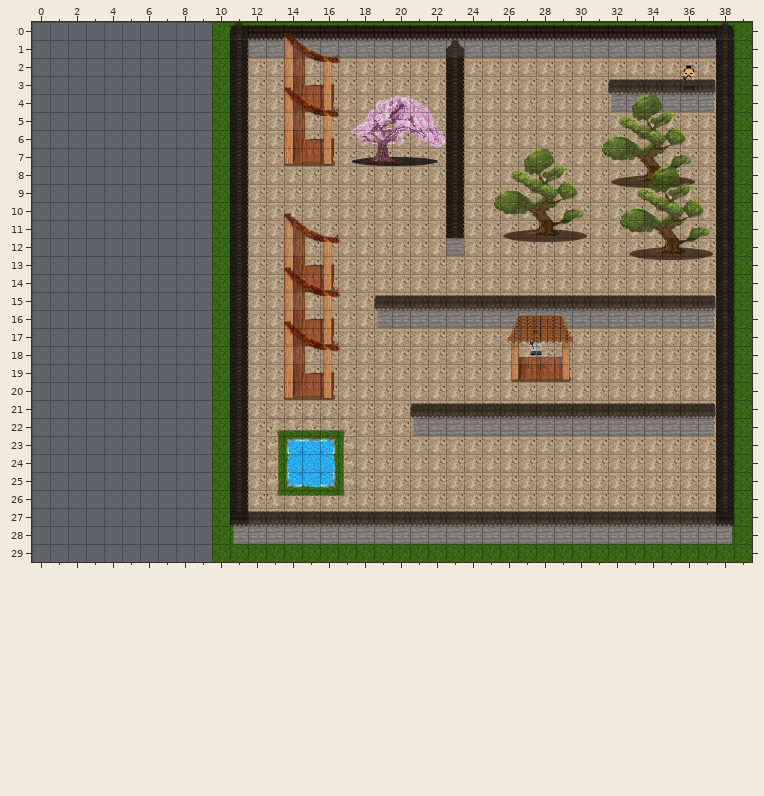
Two states of a Tiled map, China/maps/stealth_test.tmx. The picture above was drawn from the file before the commit.
Cells are 30x30 px. Shown: x 0..39, y 0..29. The old version is drawn lined up with the new one.
And afterwards:
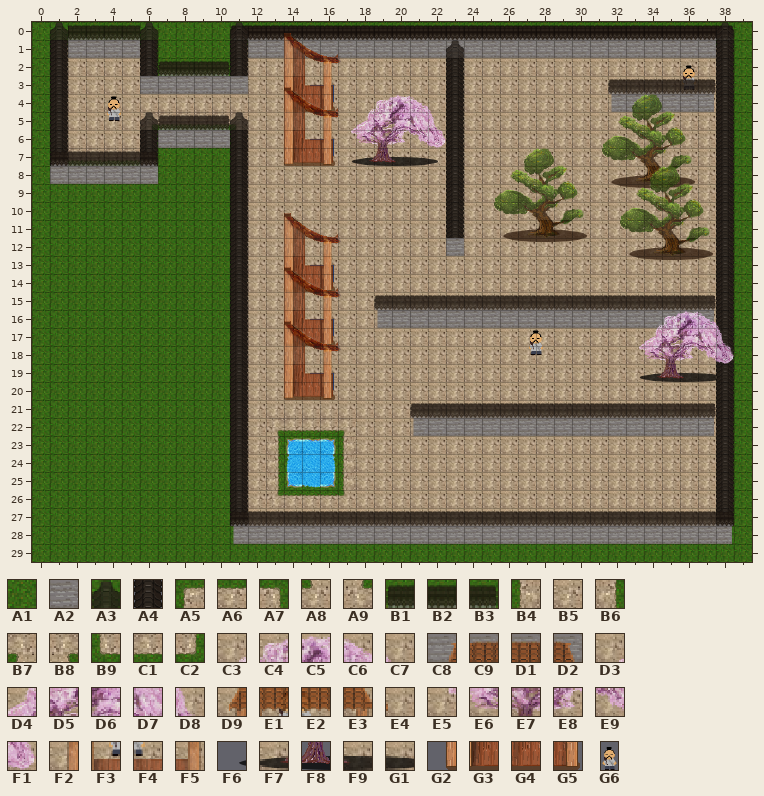
Key: from "Base Tiles": A1 0, A2 36, A3 55, A4 74, A5 76, A6 77, A7 78, A8 79, A9 80, B1 92, B2 93, B3 94, B4 95, B5 96, B6 97, B7 98, B8 99, B9 114, C1 115, C2 116, C3 125, C4 126, C5 127, C6 128, C7 129, C8 133, C9 134, D1 135, D2 136, D3 143, D4 144, D5 145, D6 146, D7 147, D8 148, D9 152, E1 153, E2 154, E3 155, E4 156, E5 162, E6 163, E7 164, E8 165, E9 166, F1 167, F2 171, F3 172, F4 173, F5 174, F6 181, F7 182, F8 183, F9 184, G1 185, G2 190, G3 191, G4 192, G5 193; from "Villager Placeholder": G6 0.
__ is an empty cell, .. an unchanged one.
Objects are placed by their top-left corner, in cells (3,4 is the top-left corner of cell 3,4); size is 1x1 cell unless given.
See-through tiles are keyed as they look on the map.
What changed:
map size 30x30 -> 40x30 cells (old content now starts at 10,0; both pictures use the new coordinates)
--- layer "lower"
@@ x 0..11 @@
- 0 __ __ __ __ __ __ __ __ __ __ .. ..
- 1 __ __ __ __ __ __ __ __ __ __ .. ..
- 2 __ __ __ __ __ __ __ __ __ __ .. ..
- 3 __ __ __ __ __ __ __ __ __ __ A1 B4
- 4 __ __ __ __ __ __ __ __ __ __ A1 B4
- 5 __ __ __ __ __ __ __ __ __ __ A1 B4
- 6 __ __ __ __ __ __ __ __ __ __ .. ..
- 7 __ __ __ __ __ __ __ __ __ __ .. ..
- 8 __ __ __ __ __ __ __ __ __ __ .. ..
- 9 __ __ __ __ __ __ __ __ __ __ .. ..
-10 __ __ __ __ __ __ __ __ __ __ .. ..
-11 __ __ __ __ __ __ __ __ __ __ .. ..
-12 __ __ __ __ __ __ __ __ __ __ .. ..
-13 __ __ __ __ __ __ __ __ __ __ .. ..
-14 __ __ __ __ __ __ __ __ __ __ .. ..
-15 __ __ __ __ __ __ __ __ __ __ .. ..
-16 __ __ __ __ __ __ __ __ __ __ .. ..
-17 __ __ __ __ __ __ __ __ __ __ .. ..
-18 __ __ __ __ __ __ __ __ __ __ .. ..
-19 __ __ __ __ __ __ __ __ __ __ .. ..
-20 __ __ __ __ __ __ __ __ __ __ .. ..
-21 __ __ __ __ __ __ __ __ __ __ .. ..
-22 __ __ __ __ __ __ __ __ __ __ .. ..
-23 __ __ __ __ __ __ __ __ __ __ .. ..
-24 __ __ __ __ __ __ __ __ __ __ .. ..
-25 __ __ __ __ __ __ __ __ __ __ .. ..
-26 __ __ __ __ __ __ __ __ __ __ .. ..
-27 __ __ __ __ __ __ __ __ __ __ .. ..
-28 __ __ __ __ __ __ __ __ __ __ .. ..
-29 __ __ __ __ __ __ __ __ __ __ .. ..
+ 0 A1 A1 A1 A1 A1 A1 A1 A1 A1 A1 .. ..
+ 1 A1 A5 A6 A6 A6 A6 A7 A1 A1 A1 .. ..
+ 2 A1 B4 B5 B5 B5 B5 B6 A1 A1 A1 .. ..
+ 3 A1 B4 B5 B5 B5 B5 A9 A6 A6 A6 A6 A8
+ 4 A1 B4 B5 B5 B5 B5 B5 B5 B5 B5 B5 B5
+ 5 A1 B4 B5 B5 B5 B5 B8 C1 C1 C1 C1 B7
+ 6 A1 B4 B5 B5 B5 B5 B6 A1 A1 A1 .. ..
+ 7 A1 B9 C1 C1 C1 C1 C2 A1 A1 A1 .. ..
+ 8 A1 A1 A1 A1 A1 A1 A1 A1 A1 A1 .. ..
+ 9 A1 A1 A1 A1 A1 A1 A1 A1 A1 A1 .. ..
+10 A1 A1 A1 A1 A1 A1 A1 A1 A1 A1 .. ..
+11 A1 A1 A1 A1 A1 A1 A1 A1 A1 A1 .. ..
+12 A1 A1 A1 A1 A1 A1 A1 A1 A1 A1 .. ..
+13 A1 A1 A1 A1 A1 A1 A1 A1 A1 A1 .. ..
+14 A1 A1 A1 A1 A1 A1 A1 A1 A1 A1 .. ..
+15 A1 A1 A1 A1 A1 A1 A1 A1 A1 A1 .. ..
+16 A1 A1 A1 A1 A1 A1 A1 A1 A1 A1 .. ..
+17 A1 A1 A1 A1 A1 A1 A1 A1 A1 A1 .. ..
+18 A1 A1 A1 A1 A1 A1 A1 A1 A1 A1 .. ..
+19 A1 A1 A1 A1 A1 A1 A1 A1 A1 A1 .. ..
+20 A1 A1 A1 A1 A1 A1 A1 A1 A1 A1 .. ..
+21 A1 A1 A1 A1 A1 A1 A1 A1 A1 A1 .. ..
+22 A1 A1 A1 A1 A1 A1 A1 A1 A1 A1 .. ..
+23 A1 A1 A1 A1 A1 A1 A1 A1 A1 A1 .. ..
+24 A1 A1 A1 A1 A1 A1 A1 A1 A1 A1 .. ..
+25 A1 A1 A1 A1 A1 A1 A1 A1 A1 A1 .. ..
+26 A1 A1 A1 A1 A1 A1 A1 A1 A1 A1 .. ..
+27 A1 A1 A1 A1 A1 A1 A1 A1 A1 A1 .. ..
+28 A1 A1 A1 A1 A1 A1 A1 A1 A1 A1 .. ..
+29 A1 A1 A1 A1 A1 A1 A1 A1 A1 A1 .. ..
--- layer "middle"
@@ x 1..11 @@
- 1 __ __ __ __ __ __ .. .. .. .. ..
- 2 __ .. .. .. .. __ .. .. .. .. ..
- 3 __ .. .. .. .. __ __ __ __ __ A4
- 4 __ .. .. .. .. .. .. .. .. .. A4
- 5 __ .. .. .. .. .. .. .. .. .. A4
- 6 __ .. .. .. .. __ __ __ __ __ ..
- 7 __ .. .. .. .. __ .. .. .. .. ..
- 8 __ __ __ __ __ __ .. .. .. .. ..
+ 1 A4 A2 A2 A2 A2 A4 .. .. .. .. ..
+ 2 A4 .. .. .. .. A4 .. .. .. .. ..
+ 3 A4 .. .. .. .. A2 A2 A2 A2 A2 A2
+ 4 A4 .. .. .. .. .. .. .. .. .. __
+ 5 A4 .. .. .. .. .. .. .. .. .. __
+ 6 A4 .. .. .. .. A4 A2 A2 A2 A2 ..
+ 7 A4 .. .. .. .. A4 .. .. .. .. ..
+ 8 A2 A2 A2 A2 A2 A2 .. .. .. .. ..
@@ x 26..37 @@
-19 G2 G3 G4 G5 .. .. .. __ __ __ __ __
+19 __ __ __ __ .. .. .. F6 F7 F8 F9 G1
--- layer "objects"
+G6 "Guard3" at 4,3.8 size 1x1.7
--- layer "higher"
@@ x 1..6 @@
- 0 __ __ __ __ __ __
+ 0 A3 B2 B2 B2 B2 A3
@@ x 7..10 @@
- 2 __ __ __ __
+ 2 B1 B2 B2 B3
@@ x 6..11 @@
- 5 __ __ __ __ __ __
+ 5 A3 B1 B2 B2 B3 A3
@@ x 1..6 @@
- 7 __ __ __ __ __ __
+ 7 B1 B2 B2 B2 B2 B3
@@ x 26..38 @@
-16 C8 C9 D1 D2 .. .. .. .. __ __ __ __ __
-17 D9 E1 E2 E3 E4 .. .. __ __ __ __ __ __
-18 F2 F3 F4 F5 .. .. .. __ __ __ __ __ __
+16 __ __ __ __ .. .. .. .. C3 C4 C5 C6 C7
+17 __ __ __ __ __ .. .. D3 D4 D5 D6 D7 D8
+18 __ __ __ __ .. .. .. E5 E6 E7 E8 E9 F1
Boxes around the changes in both pictures, in picture pixels (x1, y1, x2, y2):
changed: (32, 22, 248, 562)
removed: (507, 315, 573, 382)
added: (639, 311, 734, 382)
